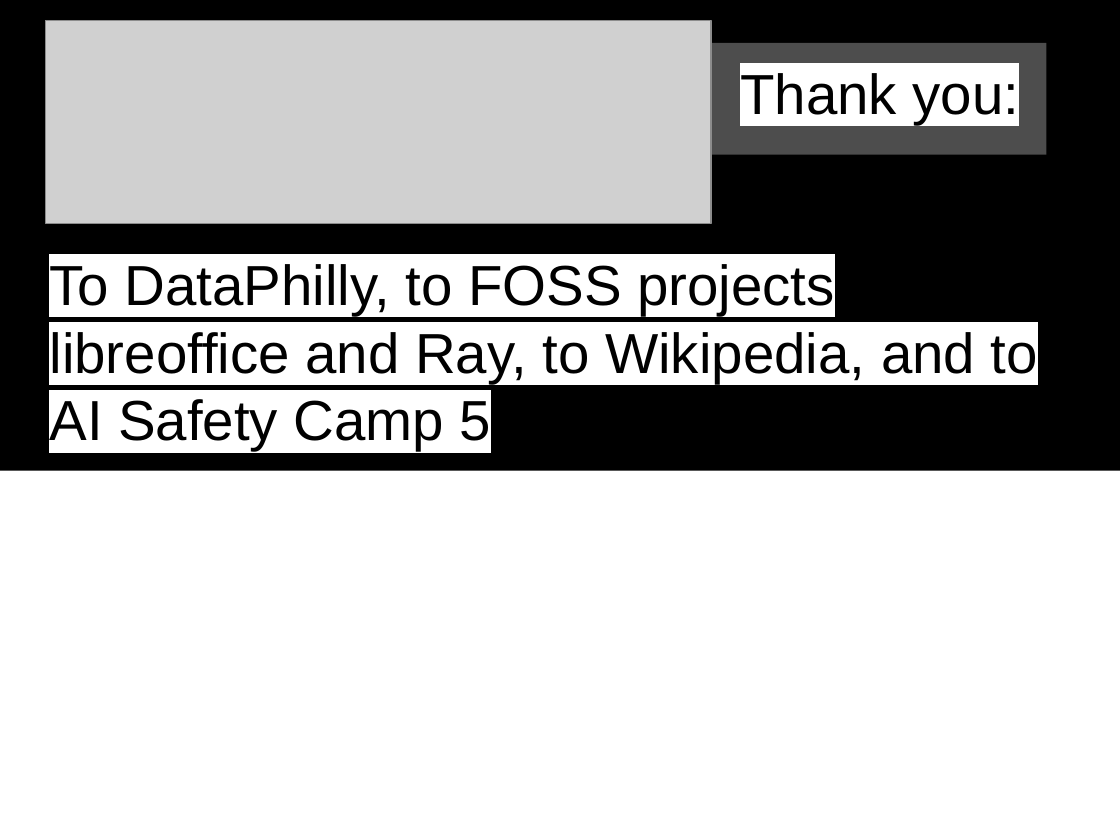
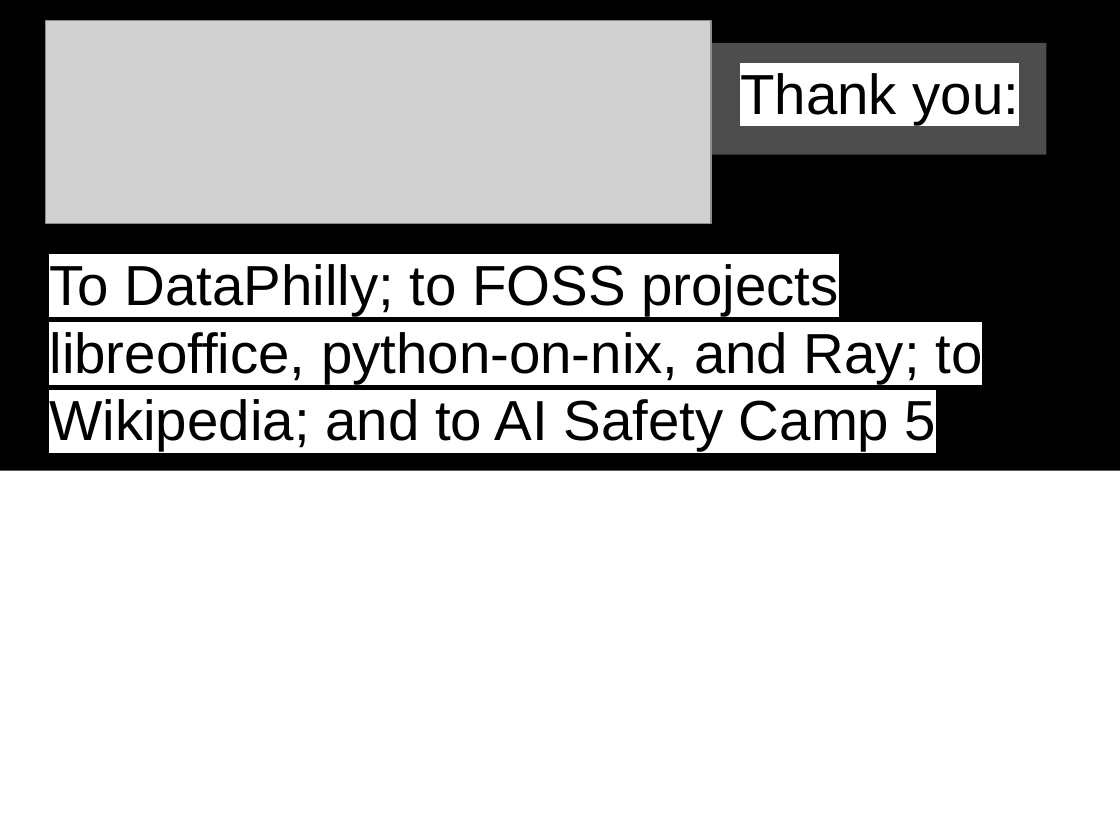
Before and after one commit to quinn-dougherty/marl-cpr-dataphilly-talk, a slide deck: slide 30 of marl-cpr-talk.odp. Drawn at 1120x840 pixels with LibreOffice and Linux fonts; fonts in the diff are those of the drawing; grey boxes stand for pictures; background and template pictures are left out. Boxes give left, top, right and bottom in pixels: in the first picture for what was removed or moved away, otherwise in the second. Text is boxed around its words. In the diff, an @@ line names an element or a change of style, - is before the commit and + after.

```diff
--- a/marl-cpr-talk.odp
+++ b/marl-cpr-talk.odp
@@ text at (49, 264, 982, 451): text changed @@
-To DataPhilly, to FOSS projects libreoffice and Ray, to Wikipedia, and to AI Safety Camp 5
+To DataPhilly; to FOSS projects libreoffice, python-on-nix, and Ray; to Wikipedia; and to AI Safety Camp 5
```
Also in this commit, not shown: 1 other slide changed, 1 other file.
